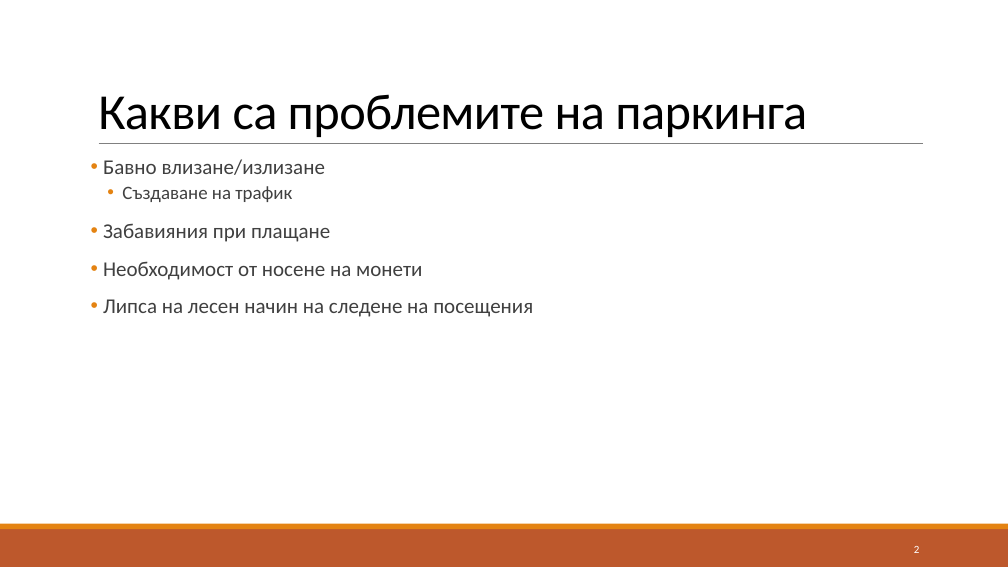
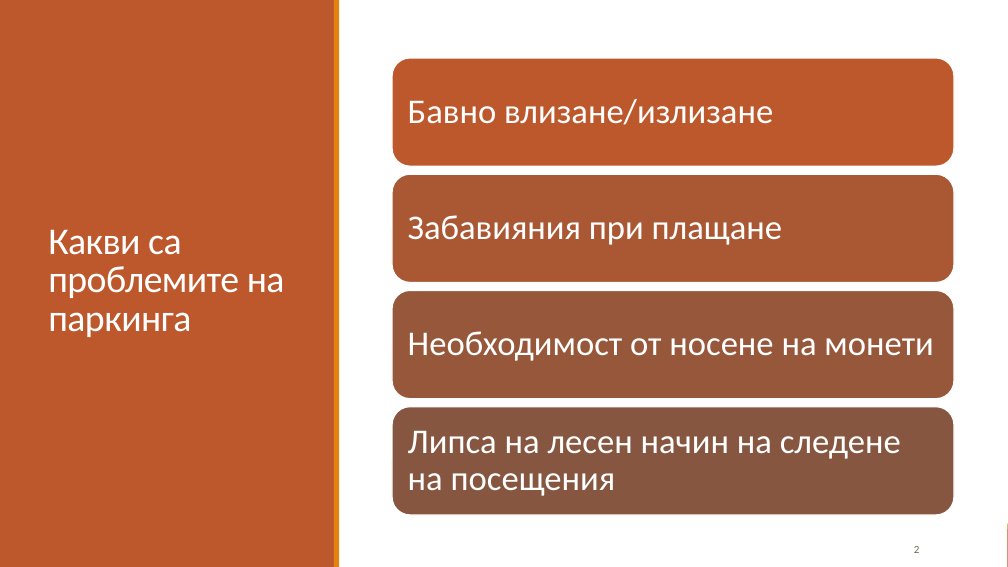
Before and after one commit to borisovkaloyan/diplomna-bak, a slide deck: slide 2 of Система за автоматизирано управление на паркинг.pptx. Drawn at 1008x567 pixels with LibreOffice and Linux fonts; fonts in the diff are those of the drawing. Boxes give left, top, right and bottom in pixels: in the first picture for what was removed or moved away, otherwise in the second. Text is boxed around its words. In the diff, an @@ line names an element or a change of style, - is before the commit and + after.

Commit message:
update pptx

```diff
--- a/Система за автоматизирано управление на паркинг.pptx
+++ b/Система за автоматизирано управление на паркинг.pptx
@@ rectangle added at box(0, 0, 1008, 567), fill #FFFFFF @@
@@ rectangle added at box(0, 0, 335, 567), fill #BD582C @@
@@ rectangle added at box(334, 0, 340, 567), fill #E48312 @@
@@ title "Какви са проблемите на паркинга": place and size @@
-title "Какви са проблемите на паркинга" at box(98, 94, 807, 137)
+title "Какви са проблемите на паркинга" at box(48, 229, 285, 337)
@@ title "Какви са проблемите на паркинга" at box(48, 229, 285, 337): size 48 to 36 pt, text colour #000000 to #FFFFFF; vertical alignment bottom to middle @@
@@ line removed from (99, 144) to (923, 144) @@
@@ text removed at box(103, 159, 533, 317) @@
-• Бавно влизане/излизане
-  • Създаване на трафик
-• Забавияния при плащане
-• Необходимост от носене на монети
-• Липса на лесен начин на следене на посещения
@@ group added at box(392, 58, 954, 515): 4 rounded rectangles, 4 texts @@
+Бавно влизане/излизане
+Забавияния при плащане
+Необходимост от носене на монети
+Липса на лесен начин на следене на посещения
@@ page number at box(914, 546, 920, 553): text colour #FFFFFF to #637052; more space between paragraphs @@
```
Also in this commit, not shown: 1 slide added.
